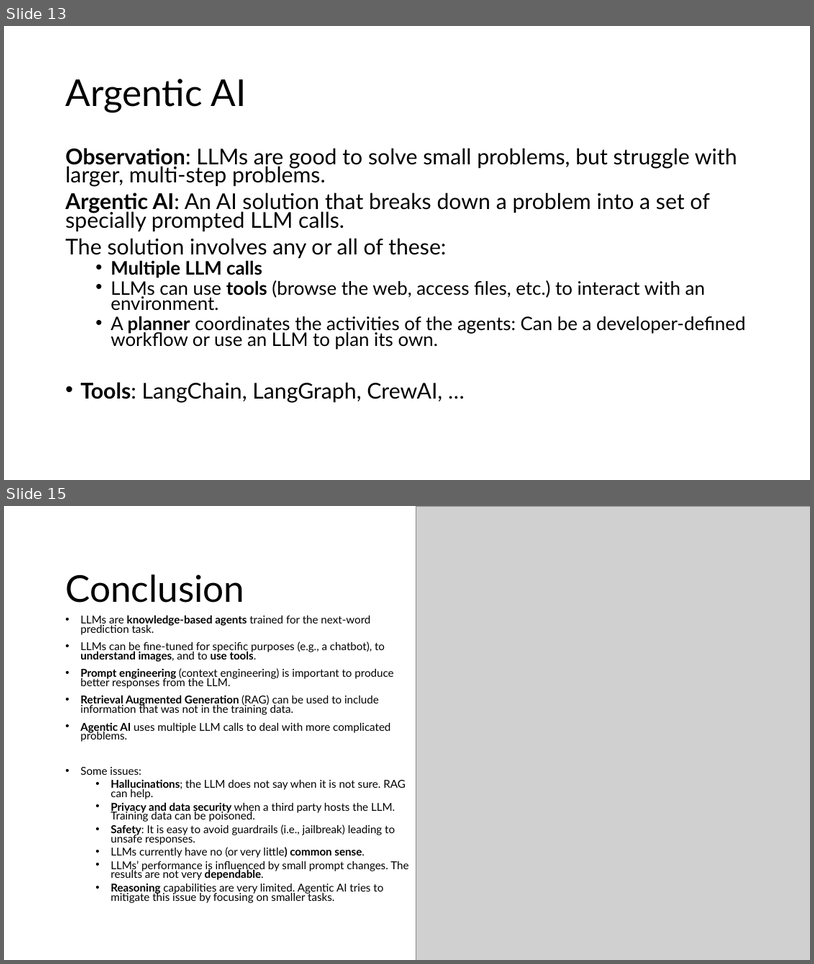
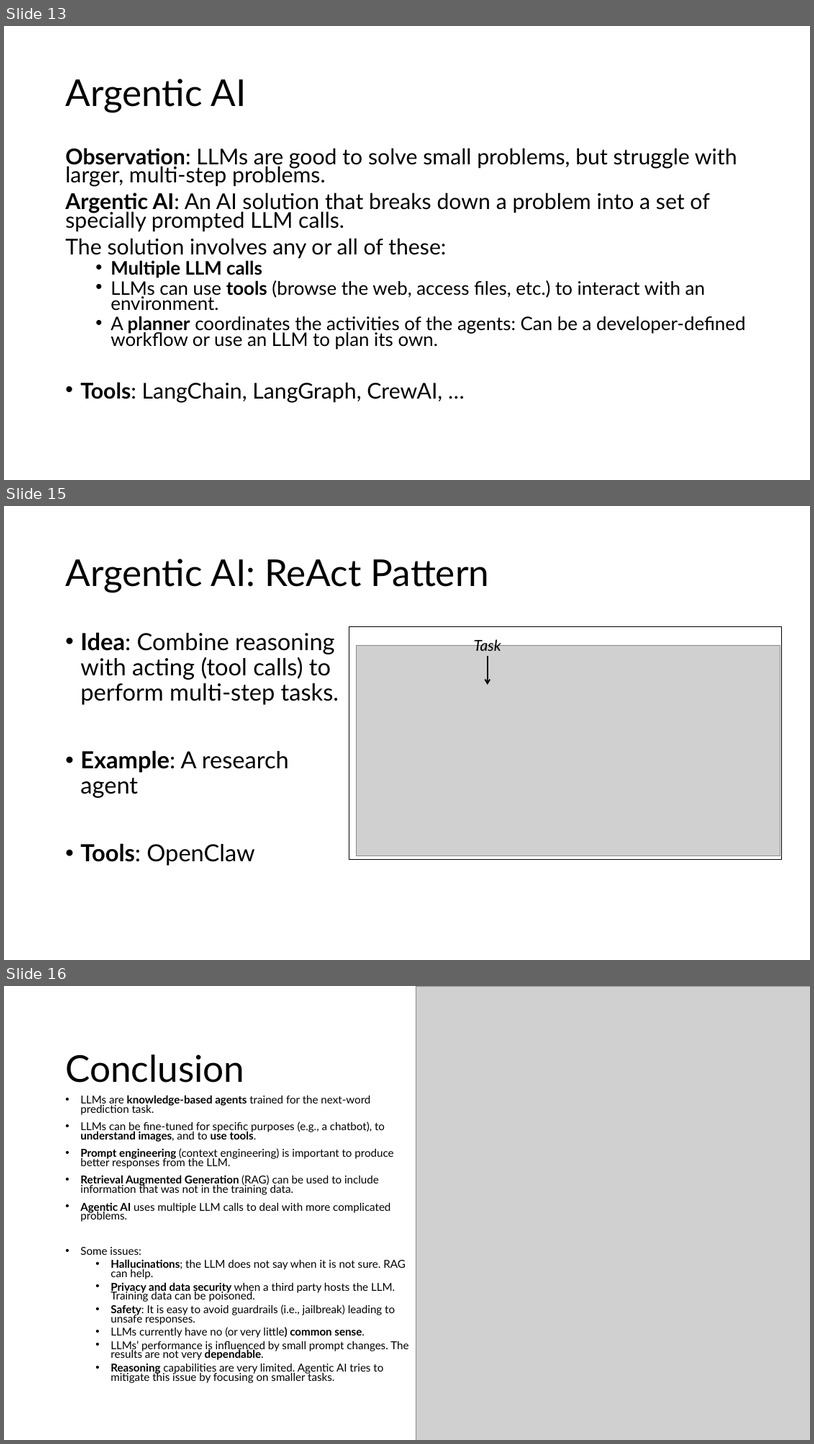
Before and after one commit to kunleola/CS7320, a slide deck: slides/discussion/07_LLM_discussion.pptx. Shown one above the other, each under a label of ours: slides 13 and 15 before the commit, slides 13, 15 and 16 after it; the slides between them are not shown. The pictures are 814x964 and 814x1444 pixels, drawn with LibreOffice and Linux fonts; fonts in the diff are those of the drawing; grey boxes stand for pictures. Boxes give left, top, right and bottom in pixels: in the first picture for what was removed or moved away, otherwise in the second. Text is boxed around its words. In the diff, an @@ line names an element or a change of style, - is before the commit and + after.

```diff
--- a/slides/discussion/07_LLM_discussion.pptx
+++ b/slides/discussion/07_LLM_discussion.pptx
@@ slide 15 added at (x1=4, y1=506, x2=810, y2=960), background #FFFFFF @@
@@ title added at (x1=65, y1=559, x2=490, y2=592), 44 pt, text #000000 @@
+Argentic AI: ReAct Pattern
@@ text added at (x1=80, y1=632, x2=339, y2=865), 28 pt, text #000000 @@
+• Idea: Combine reasoning with acting (tool calls) to perform multi-step tasks.
+• Example: A research agent
+• Tools: OpenClaw
@@ group added at (x1=350, y1=627, x2=782, y2=860): 1 picture, 1 text, 1 arrow, 1 rectangle @@
+Task
@@ what was slide 15 is now slide 16 @@
```
Also in this commit, not shown: 7 slides changed, 1 other file.
